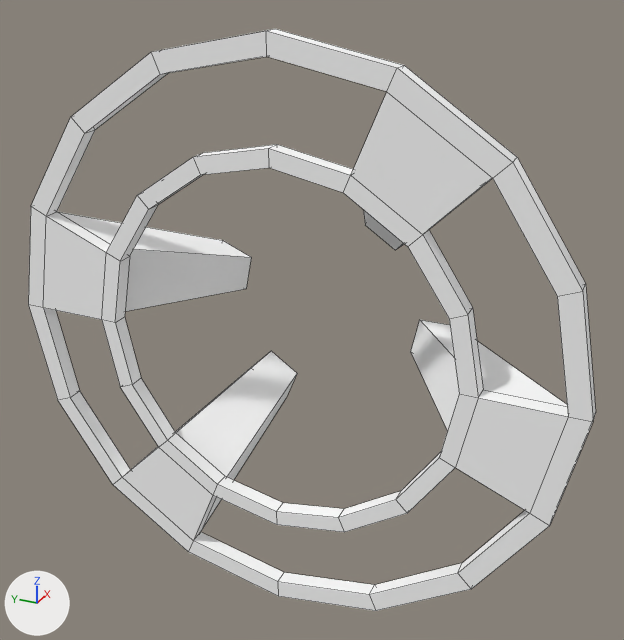
Two versions of the Blender file assets/minion_spawner.blend, one commit apart.
The view is the same before and after, from a camera (50 mm lens) standing at (-2.164, -1.11, 1.228) and looking at (0.251, -0.023, 0.02). Lighting does not change. The marker at lower left points along +X, +Y and +Z. Mesh edges are drawn as thin lines.

Objects in the first picture: 'main'.
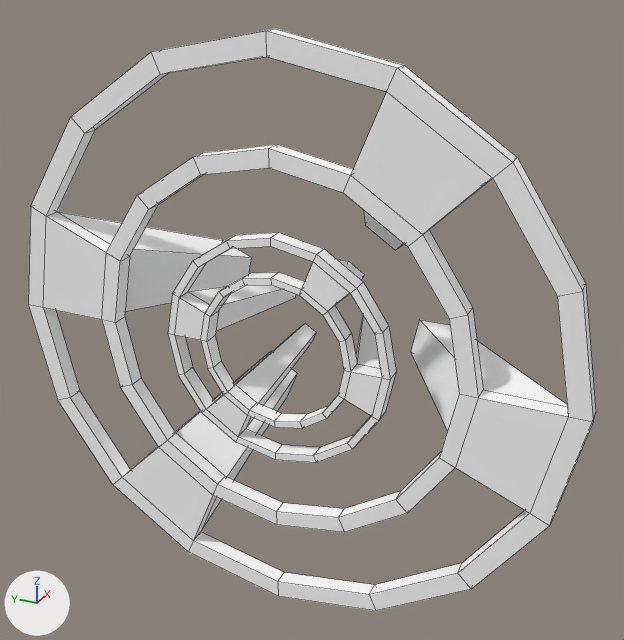
The newer file is also turned or shifted as a whole; pictures and numbers use the older file's frame.

Pixel boxes (x1, y1, x2, y2) of what changed, in the pictures (624 x 640 px):
```json
{"object": "attached", "change": "added", "after": [168, 232, 396, 463]}
```

Scene script edits in JSON lines:
```json
{"op": "add", "block": "me_circle_001", "code": ["me_circle_001 = bpy.data.meshes.new('Circle.001')", "me_circle_001.from_pydata(...)  # 144 vertices, 152 faces; spans x -0.296..0.154, y -0.39..0.39, z -0.393..0.386", "me_circle_001.materials.append(mat_material)  # white #ffffff"]}
{"op": "add", "block": "ob_attached", "code": ["ob_attached = bpy.data.objects.new('attached', me_circle_001)", "ob_attached.location = (0.3, 0.0, 0.0)", "_m = ob_attached.modifiers.new('EdgeSplit', 'EDGE_SPLIT')", "_m.use_edge_angle = False"]}
```
